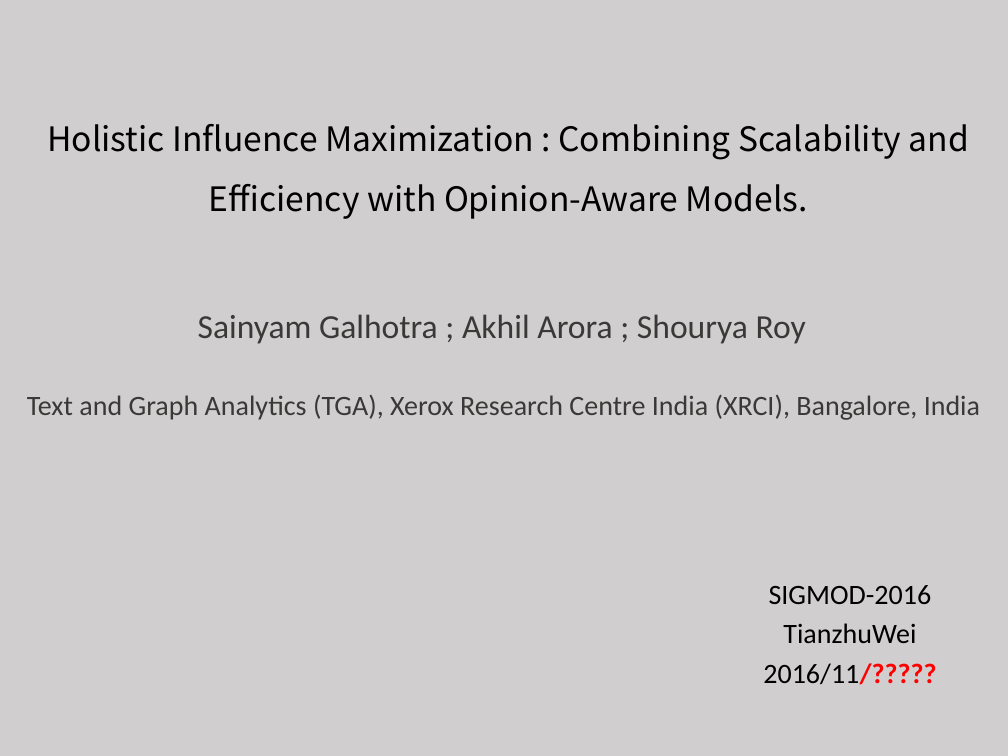
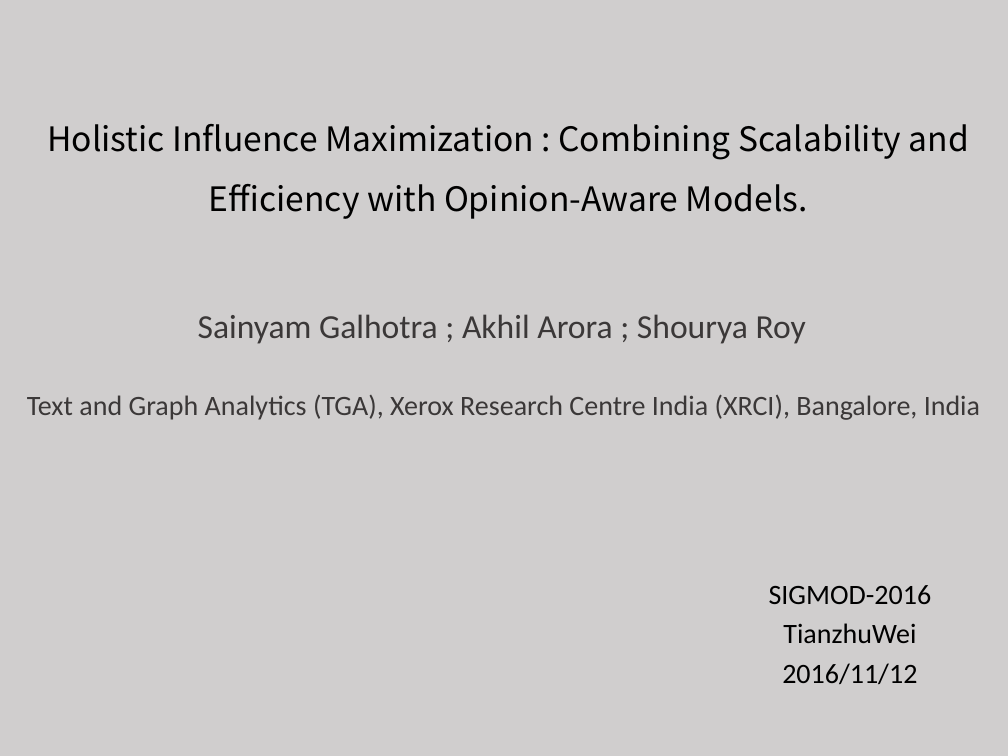
Before and after one commit to tianzhuwei/PPT, a slide deck: slide 1 of 4-魏天柱-Holistic Influence Maximization_ Combining Scalability and Efficiency with Opinion-Aware Models..pptx. Drawn at 1008x756 pixels with LibreOffice and Linux fonts; fonts in the diff are those of the drawing. Boxes give left, top, right and bottom in pixels: in the first picture for what was removed or moved away, otherwise in the second. Text is boxed around its words. In the diff, an @@ line names an element or a change of style, - is before the commit and + after.

```diff
--- a/4-魏天柱-Holistic Influence Maximization_ Combining Scalability and Efficiency with Opinion-Aware Models..pptx
+++ b/4-魏天柱-Holistic Influence Maximization_ Combining Scalability and Efficiency with Opinion-Aware Models..pptx
@@ text at <box>782,663,917,684</box>: text changed @@
-2016/11/?????
+2016/11/12
```
Also in this commit, not shown: 8 other slides changed, 1 slide added.
